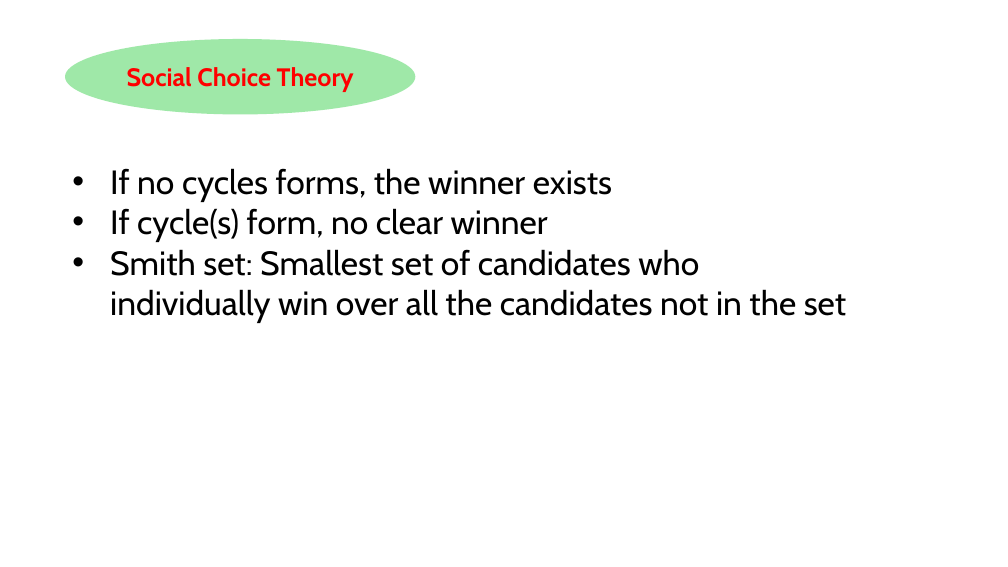
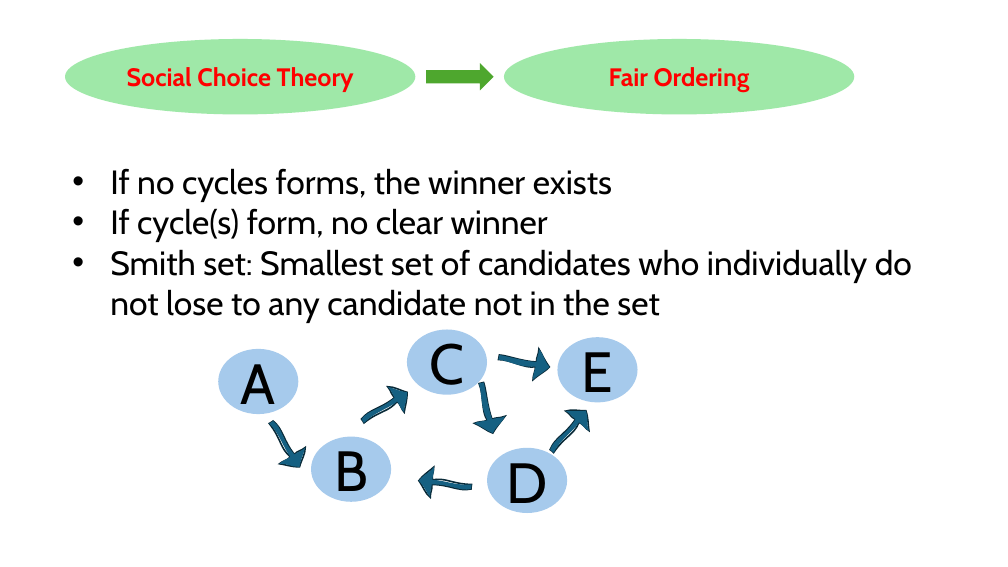
Before and after one commit to HaseebLUMS/Onyx-Presentation, a slide deck: slide 143 of thesis-latency-fairness.pptx. Drawn at 1008x567 pixels with LibreOffice and Linux fonts; fonts in the diff are those of the drawing. Boxes give left, top, right and bottom in pixels: in the first picture for what was removed or moved away, otherwise in the second. Text is boxed around its words. In the diff, an @@ line names an element or a change of style, - is before the commit and + after.

Commit message:
updated presentation

```diff
--- a/thesis-latency-fairness.pptx
+++ b/thesis-latency-fairness.pptx
@@ ellipse added at <box>504,39,854,115</box>, fill #47D45A at 52% opacity, 24 pt, text #FF0000, bold @@
+Fair Ordering
@@ down arrow added at <box>427,65,493,88</box>, fill #4EA72E, outline #4EA72E 1.5 pt @@
@@ text at <box>110,249,912,323</box>: text changed @@
-• Smith set: Smallest set of candidates who individually win over all the candidates not in the set
+• Smith set: Smallest set of candidates who individually do not lose to any candidate not in the set
@@ ellipse added at <box>219,349,299,414</box>, fill #A6CAEC, 54 pt, text #000000 @@
+A
@@ ellipse added at <box>407,330,487,395</box>, fill #A6CAEC, 54 pt, text #000000 @@
+C
@@ freeform shape added at <box>496,342,552,382</box>, fill #156082, outline #092A39 1.5 pt @@
@@ ellipse added at <box>557,337,637,402</box>, fill #A6CAEC, 54 pt, text #000000 @@
+E
@@ freeform shape added at <box>354,380,415,434</box>, fill #156082, outline #092A39 1.5 pt @@
@@ freeform shape added at <box>466,379,508,436</box>, fill #156082, outline #092A39 1.5 pt @@
@@ freeform shape added at <box>259,414,313,475</box>, fill #156082, outline #092A39 1.5 pt @@
@@ freeform shape added at <box>541,401,598,461</box>, fill #156082, outline #092A39 1.5 pt @@
@@ ellipse added at <box>311,436,391,501</box>, fill #A6CAEC, 54 pt, text #000000 @@
+B
@@ ellipse added at <box>487,448,567,513</box>, fill #A6CAEC, 54 pt, text #000000 @@
+D
@@ freeform shape added at <box>417,466,473,502</box>, fill #156082, outline #092A39 1.5 pt @@
```
Also in this commit, not shown: 5 other slides changed, 7 slides added, 2 slides removed.
